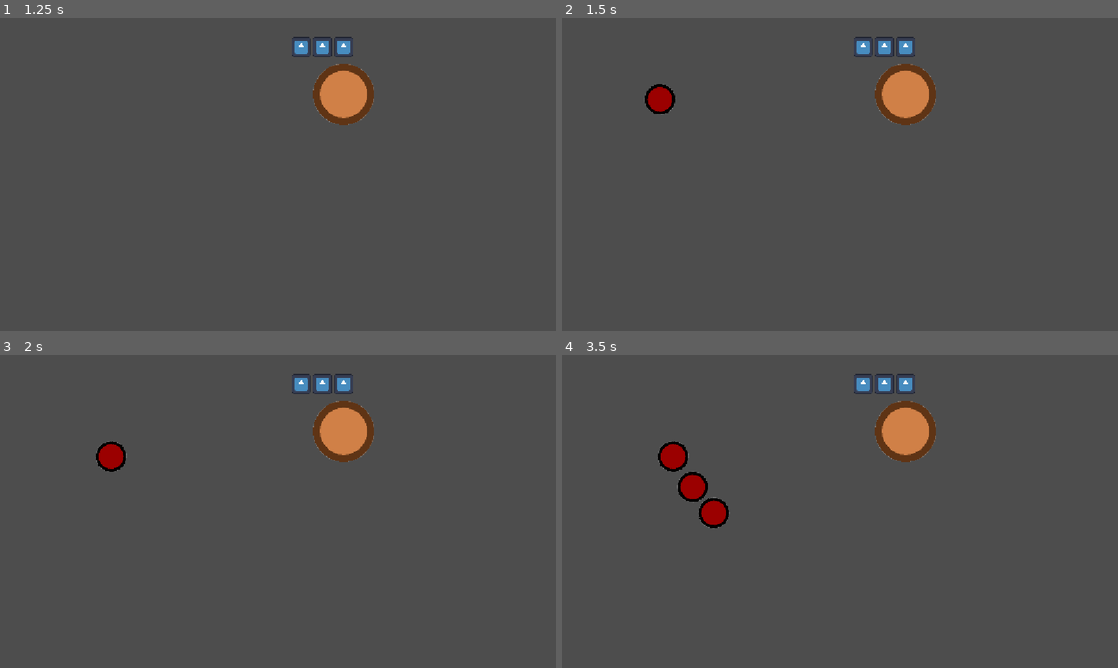
Above: before the commit, frames 1-4 (two rows, left to right).
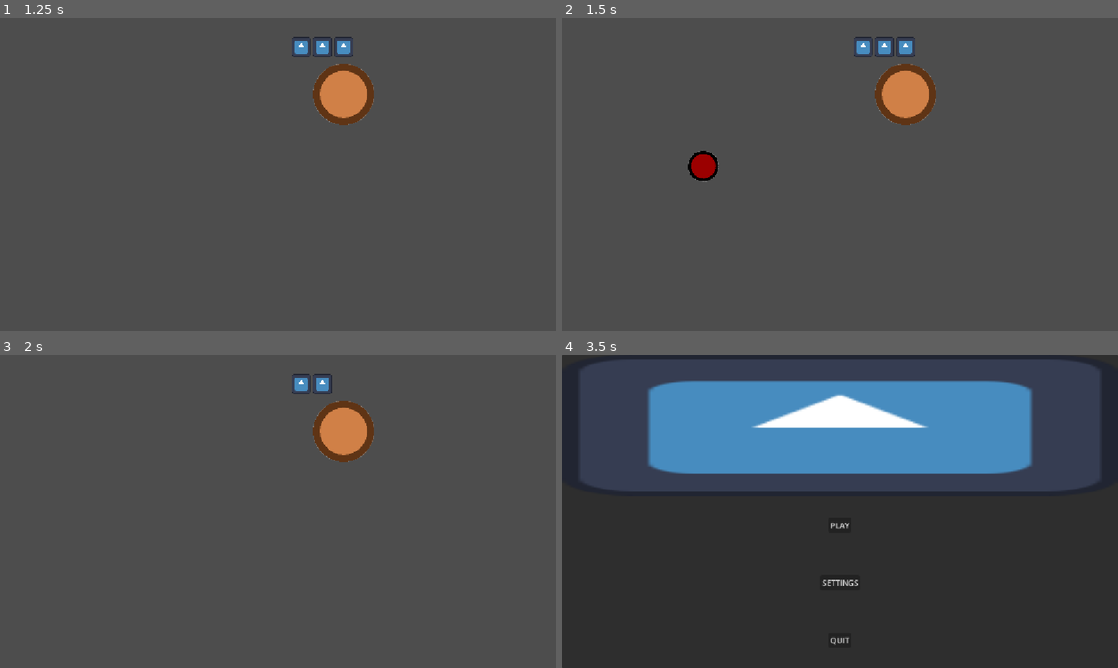
Above: after the commit, the same moments.

Repository: MagnusLucas/BrackeysAugust26
Game: Godot game, scene res://scenes/main_menu.tscn
The game is run twice, just before and just after one commit, with the same random seed, the same clock (stepped at 60 frames per second) and the same inputs. The engine's default icon, where the game draws it, is replaced by a stand-in: a white triangle on a blue panel in a dark square.
Inputs (mouse positions are in pixels of both pictures, inside the frame that each line leads up to):
- Up to frame 1 (1.25 s): click "PLAY" at 0.5 s
- Up to frame 2 (1.5 s): click (840, 171) at 1.25 s
- Up to frame 3 (2 s): no input
- Up to frame 4 (3.5 s): click (840, 508) at 2 s; click (840, 508) at 2.75 s

Frame 1 is identical in both runs. In frame 2, 0.8% of the frame differs, in the area x 14-29%, y 21-53%; in frame 3, 0.5%; in frame 4, 82%, in the area x 0-100%, y 0-100%.

Commit message:
Fixed error

Diff:
--- a/data/basic_enemy.tres
+++ b/data/basic_enemy.tres
@@ -4,5 +4,5 @@
 
 [resource]
 script = ExtResource("1_hheet")
-speed = 100
+speed = 1000
 metadata/_custom_type_script = "uid://cnr71mbccl4q2"
--- a/scenes/base/base.gd
+++ b/scenes/base/base.gd
@@ -25,4 +25,4 @@
 
 
 func _on_lost_all_health() -> void:
-	get_tree().change_scene_to_file("res://scenes/main_menu.tscn")
+	get_tree().change_scene_to_file.call_deferred("res://scenes/main_menu.tscn")
